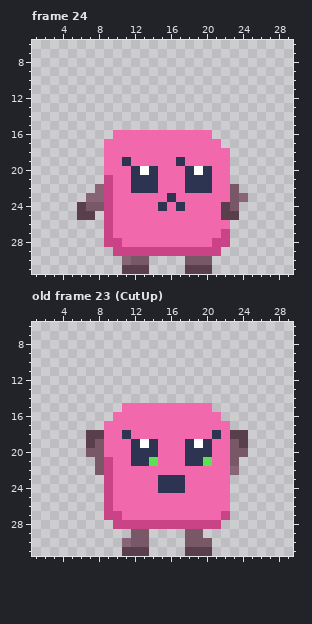
Pixel-art file: Assets/Images/Player/Player.aseprite. The picture above is the old version.
32x32 pixels, 24 frames. Colours within 5 levels of each other are drawn and written as one. Shown: frame 24: x 1..29, y 6..31; old frame 23 (CutUp): x 1..29, y 6..31. The commit also changed other frames, which this record leaves out.
After the commit:
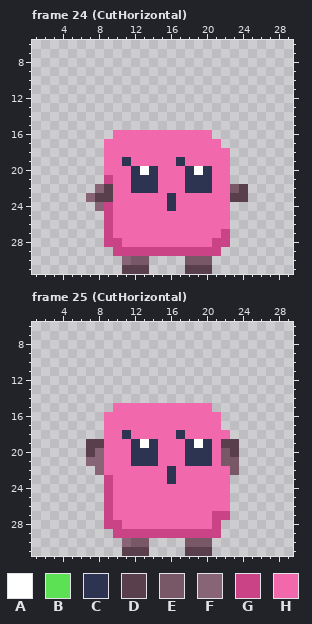
Palette (. is transparent): A #ffffff  B #5ce054  C #2d3452  D #583f4b  E #785767  F #876576  G #c94386  H #f268ad
A new or re-ordered frame is compared with the old frame closest to it.
What changed:
frames 24 -> 31
--- frame 24 (CutHorizontal), layer "Layer 1"
@@ x 1..29 @@
 21 ........GHHCCCHHHCCCHH.......
-22 .......FGHHCCCHHHCCCHHE......
-23 ......FFGHHHHHHCHHHHHHEF.....
-24 .....DEEGHHHHHCHCHHHHDE......
-25 .....DD.GHHHHHHHHHHHHDD......
+22 .......FDHHCCCHHHCCCHHED.....
+23 ......FDDHHHHHHCHHHHHHDD.....
+24 .......FGHHHHHHCHHHHHH.......
+25 ........GHHHHHHHHHHHHH.......
 26 ........GHHHHHHHHHHHHH.......
--- frame 25 (CutHorizontal) is new; against old frame 23 (CutUp), layer "Layer 1"
@@ x 1..29 @@
 14 .............................
-15 ..........HHHHHHHHHH.........
-16 .........HHHHHHHHHHHH........
-17 ........HHHHHHHHHHHHHH.......
-18 ......DDHHCHHHHHHHHHCHDD.....
-19 ......DEHHHCACHHHCACHHED.....
-20 ......EEHHHCCCHHHCCCHHEE.....
-21 .......EGHHCCBHHHCCBHHE......
-22 .......EGHHHHHHHHHHHHHF......
-23 ........GHHHHHCCCHHHHH.......
-24 ........GHHHHHCCCHHHHH.......
+15 .........HHHHHHHHHHH.........
+16 ........HHHHHHHHHHHHH........
+17 ........HHHHHHHHHHHHH........
+18 ........HHCHHHHHCHHHHH.......
+19 ......DDHHHCACHHHCACHDD......
+20 ......DFHHHCCCHHHCCCHED......
+21 ......FFHHHCCCHHHCCCHEE......
+22 .......FHHHHHHHCHHHHHHE......
+23 ........GHHHHHHCHHHHHH.......
+24 ........GHHHHHHHHHHHHH.......
 25 ........GHHHHHHHHHHHHH.......
 26 ........GHHHHHHHHHHHHH.......
-27 ........GGHHHHHHHHHHHG.......
-28 .........GGGGGGGGGGGG........
-29 ...........EE....EE..........
+27 ........GHHHHHHHHHHHGG.......
+28 ........GGHHHHHHHHHHG........
+29 .........GGGGGGGGGGGG........
 30 ..........FEE....EEE.........
Pixel boxes of the changes (left, top, right, bottom) in both pictures:
changed: (77, 184, 113, 220)
changed: (221, 184, 248, 220)
changed: (158, 202, 185, 211)
changed: (86, 403, 248, 538)
